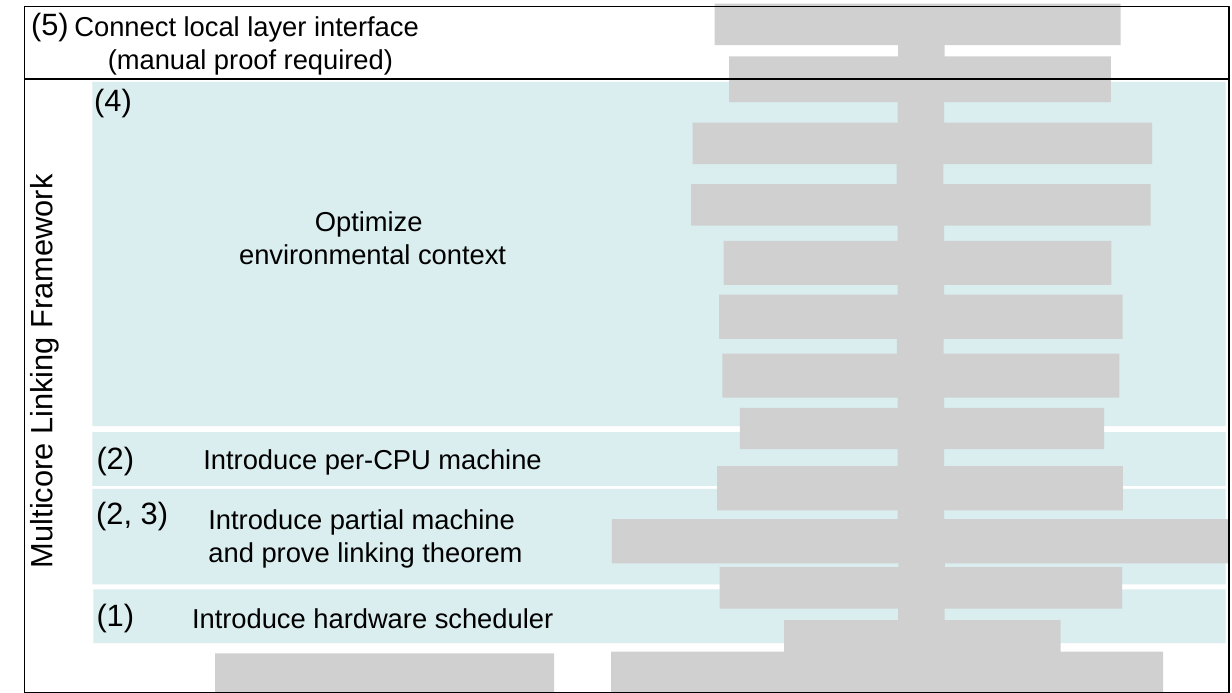
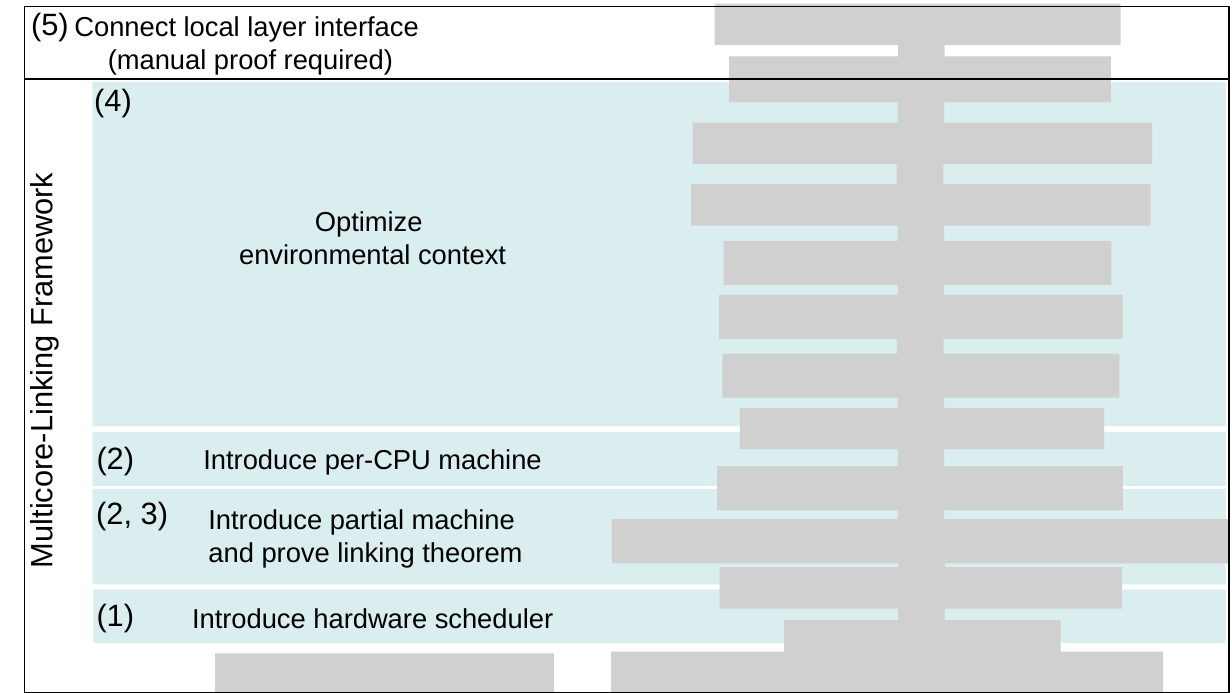
Before and after one commit to jieungkim/phd_thesis, a slide deck: slide 1 of figs/conlink/concurrent_linking.pptx. Drawn at 1232x693 pixels with LibreOffice and Linux fonts; fonts in the diff are those of the drawing; grey boxes stand for pictures. Boxes give left, top, right and bottom in pixels: in the first picture for what was removed or moved away, otherwise in the second. Text is boxed around its words. In the diff, an @@ line names an element or a change of style, - is before the commit and + after.

```diff
--- a/figs/conlink/concurrent_linking.pptx
+++ b/figs/conlink/concurrent_linking.pptx
@@ text at [24, 188, 58, 561]: text changed @@
-Multicore Linking Framework
+Multicore-Linking Framework
```
Also in this commit, not shown: 1 other slide changed, 10 other files.
